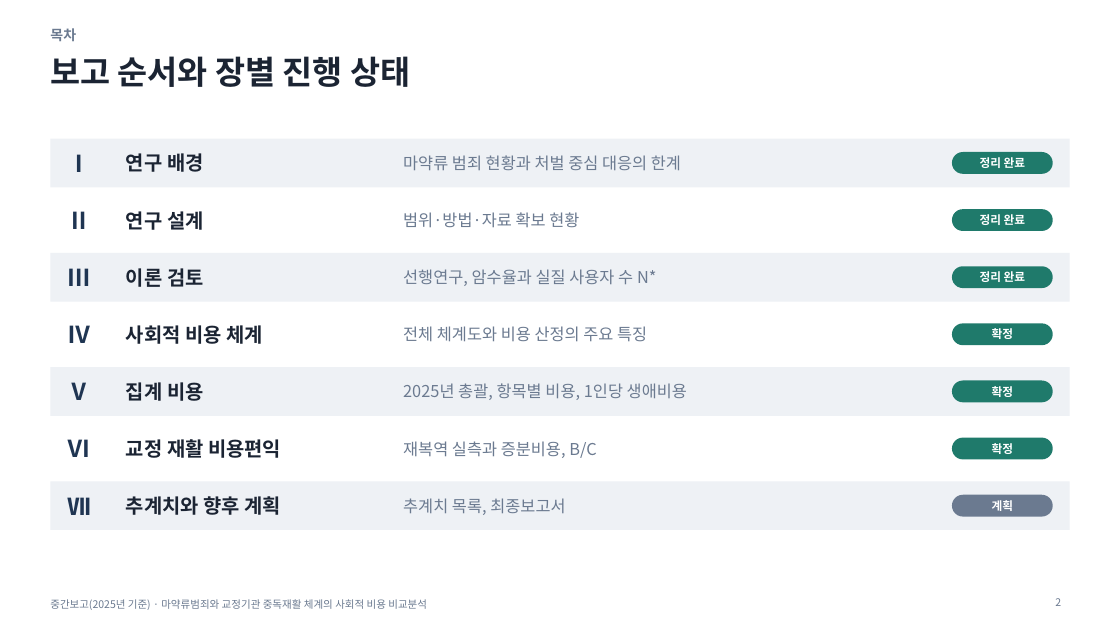
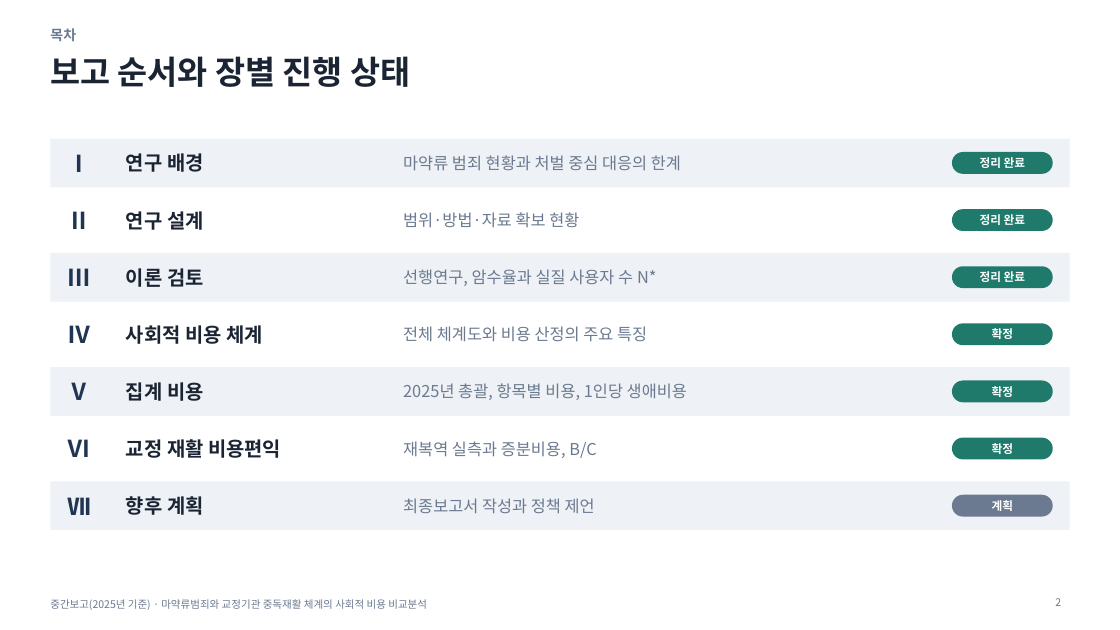
Before and after one commit to adminmrobo/drug-crime-social-cost, a slide deck: slide 2 of deliverables/2026-11-16_보고용/중간보고_마약류사회적비용_2025기준_보고용.pptx. Drawn at 1120x630 pixels with LibreOffice and Linux fonts; fonts in the diff are those of the drawing. Boxes give left, top, right and bottom in pixels: in the first picture for what was removed or moved away, otherwise in the second. Text is boxed around its words. In the diff, an @@ line names an element or a change of style, - is before the commit and + after.

Commit message:
보고용: 추계치·미확정 표현 삭제(엑셀 제외)

```diff
--- a/deliverables/2026-11-16_보고용/중간보고_마약류사회적비용_2025기준_보고용.pptx
+++ b/deliverables/2026-11-16_보고용/중간보고_마약류사회적비용_2025기준_보고용.pptx
@@ text at box(126, 496, 204, 515): text changed @@
-추계치와 향후 계획
+향후 계획
@@ text at box(403, 498, 595, 513): text changed @@
-추계치 목록, 최종보고서
+최종보고서 작성과 정책 제언
```
Also in this commit, not shown: 14 other slides changed, 7 other files.
